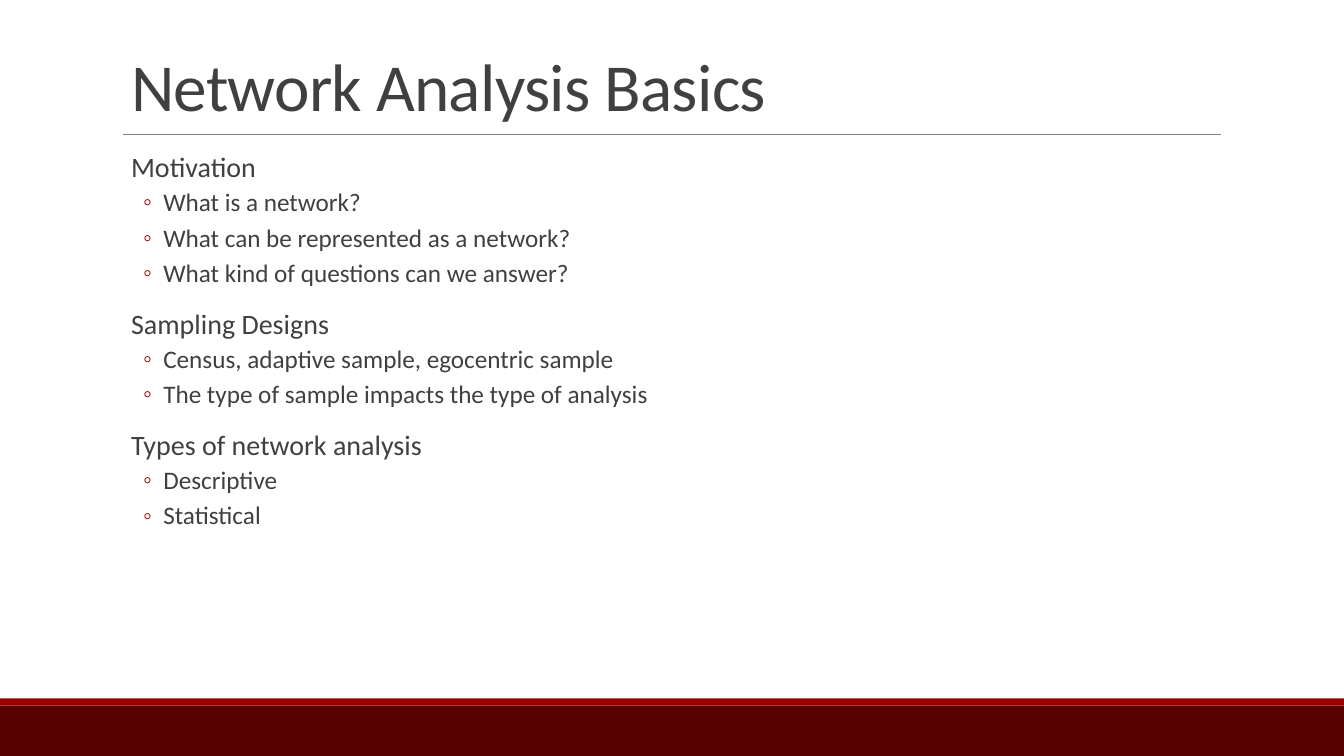
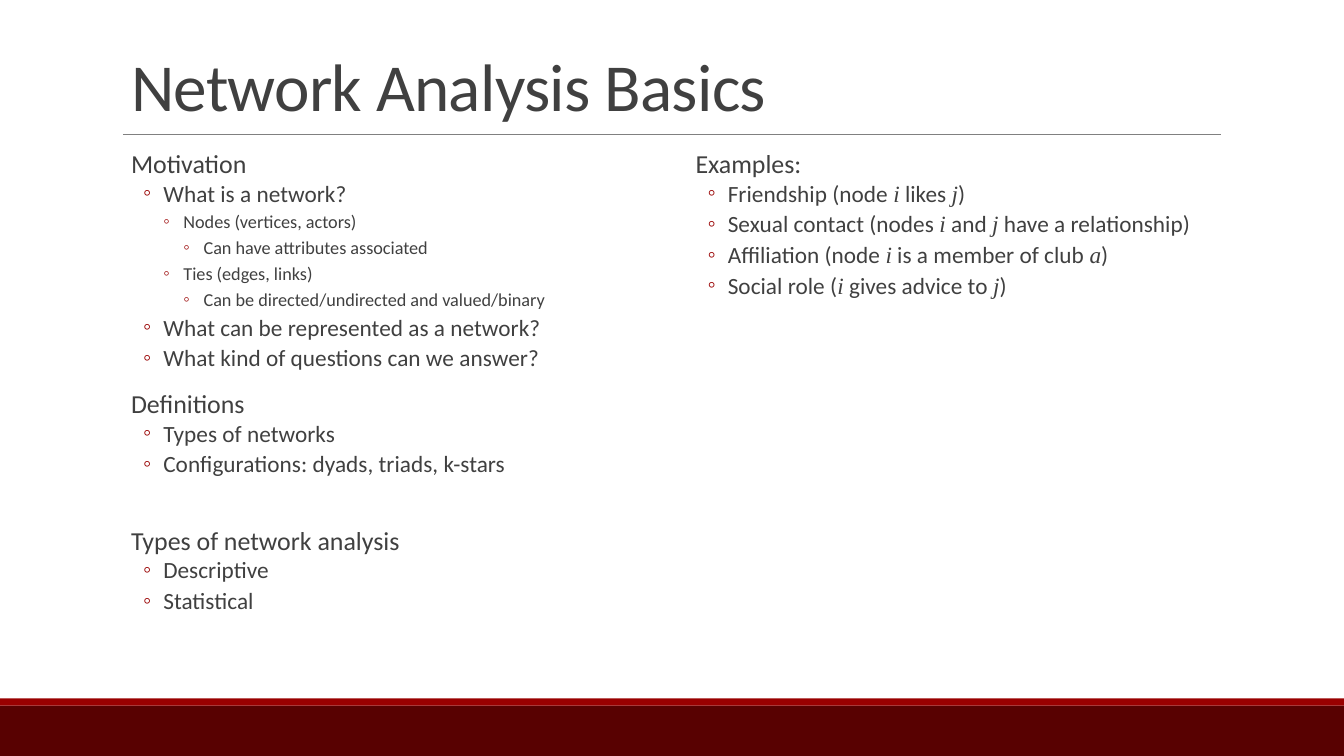
Before and after one commit to ebey/sunbelt2015, a slide deck: slide 6 of statnetWeb_slides.pptx (slide 5 before the commit). Drawn at 1344x756 pixels with LibreOffice and Linux fonts; fonts in the diff are those of the drawing. Boxes give left, top, right and bottom in pixels: in the first picture for what was removed or moved away, otherwise in the second. Text is boxed around its words. In the diff, an @@ line names an element or a change of style, - is before the commit and + after.

```diff
--- a/statnetWeb_slides.pptx
+++ b/statnetWeb_slides.pptx
@@ text at bbox=[131, 155, 540, 609]: size 20 to 18.5 pt in "Motivation", "Types of network analysis"; size 18 to 16.6 pt in "What is a network?", "What can be represented as a network?", "What kind of questions can we answer?", "Descriptive" and 1 more places; line spacing 0.9 to 0.8 @@
@@ text added at bbox=[696, 155, 1190, 299], 16.6 pt, text #404040 @@
+  Examples:
+  ◦ Friendship (node i likes j)
+  ◦ Sexual contact (nodes i and j have a relationship)
+  ◦ Affiliation (node i is a member of club a)
+  ◦ Social role (i gives advice to j)
@@ text at bbox=[183, 215, 544, 309]: paragraphs added @@
+    ◦ Nodes (vertices, actors)
+      ◦ Can have attributes associated
+    ◦ Ties (edges, links)
+      ◦ Can be directed/undirected and valued/binary
@@ text at bbox=[131, 395, 505, 476]: text changed; size 18 to 16.6 pt @@
-  Sampling Designs
-  ◦ Census, adaptive sample, egocentric sample
-  ◦ The type of sample impacts the type of analysis
+  Definitions
+  ◦ Types of networks
+  ◦ Configurations: dyads, triads, k-stars
```
Also in this commit, not shown: 5 other slides changed, 3 slides added, 2 other files.
